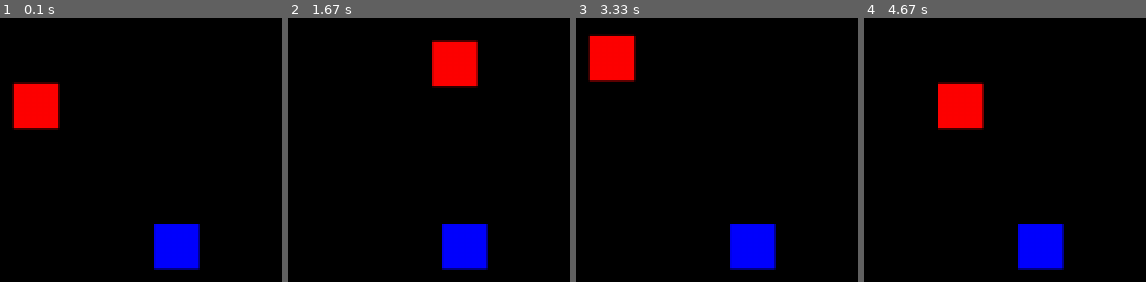
Above: before the commit, frames 1-4 (left to right).
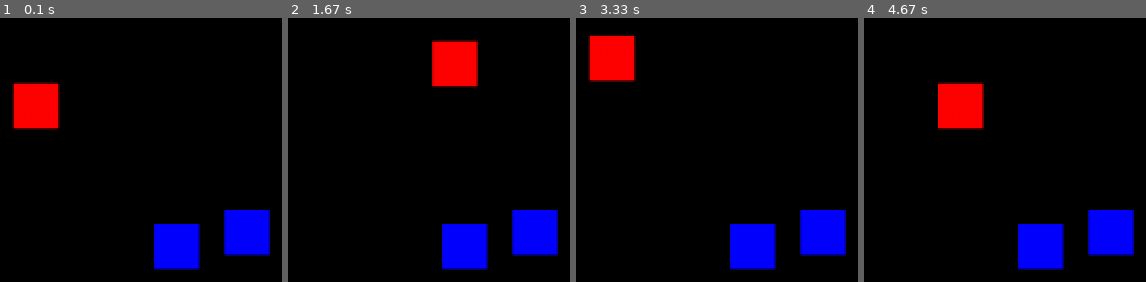
Above: after the commit, the same moments.

Repository: mytinycloud/90D-pygame-scaffold
Game: pygame game, started from main.py
Same seed, same stepped clock (60 frames per second), same inputs: the game is played once before the commit and once after it.
Inputs:
- Up to frame 1 (0.1 s): no input
- Up to frame 2 (1.67 s): hold D 0.33-0.8 s; hold W 0.83-1.13 s; hold D 1.17-1.63 s
- Up to frame 3 (3.33 s): hold A 1.67-2.2 s; hold S 2.23-2.53 s; hold A 2.57-2.97 s; hold W from 3 s (still down)
- Up to frame 4 (4.67 s): release W at 3.37 s; hold D 3.4-4.03 s; hold S 4.07-4.43 s; hold A from 4.47 s (still down)

The runs differ from the first frame. In frame 1, 2.8% of the frame differs, in the area x 79-96%, y 72-91%; in frame 2, 2.8%; in frame 3, 2.8%; in frame 4, 2.8%.

Commit message:
Use dataclasses for components

Diff:
--- a/engine/ecs.py
+++ b/engine/ecs.py
@@ -1,15 +1,19 @@
 import typing
+import dataclasses
 
 COMPONENT_COUNT = 0
 COMPONENT_INDICES = {}
 
 '''
 Required to enable querying of a given component.
-The supplied string should be the attribute name that will be used for the component
+The supplied string should be the attribute name that will be used for the component.
+
+The component class will also be converted to a dataclass.
+Mutable fields will require factories to ensure the defaults are valid.
 
 @enumerate_component("new_component")
-class NewComponent(Component)
-    ...
+class NewComponent()
+    new_field: Vector2 = factory(Vector2)
 
 e = Entity()
 e.new_component = NewComponent()
@@ -19,9 +23,8 @@
     COMPONENT_INDICES[name] = COMPONENT_COUNT
     COMPONENT_COUNT += 1
     def named_component_inner(component: typing.Callable):
-        return component
+        return dataclasses.dataclass(init=True, slots=True)(component)
     return named_component_inner
-
 
 '''
 Creates a bitwise mask for all components in the entity
@@ -36,19 +39,12 @@
             continue
     return mask
 
-
-class Component():
-    def __init__(self):
-        pass
-
-    '''
-    Default way of cloning a component - a shallow copy
-    '''
-    def clone(self) -> 'Component':
-        c = Component()
-        for key, value in vars(self).items():
-            setattr(c, key, value)
-        return c
+'''
+Provides valid default arguments for components with mutable fields (required for python reasons)
+See @enumerate_component for examples.
+'''
+def factory(constructor: typing.Callable[[],typing.Any]) -> typing.Any:
+    return dataclasses.field(default_factory=constructor)
 
 '''
 An entity is a collection of components
@@ -77,7 +73,7 @@
         e = Entity(self.name)
         for key, value in vars(self).items():
             if key not in ["name", "mask"]:
-                setattr(e, key, value.clone())
+                setattr(e, key, dataclasses.replace(value))
         return e
 
 
--- a/systems/collisions.py
+++ b/systems/collisions.py
@@ -1,4 +1,4 @@
-from engine.ecs import Component, Entity, EntityGroup, enumerate_component
+from engine.ecs import Entity, EntityGroup, enumerate_component, factory
 
 from pygame import Vector2
 
@@ -7,10 +7,17 @@
 Component class to store decoded control inputs
 '''
 @enumerate_component("hitbox")
-class HitboxComponent(Component):
-    def __init__(self, radius: float):
-        self.radius = radius
-        self.bounds = Vector2(radius, radius)
+class HitboxComponent():
+    radius_sq: float
+    bounds: Vector2 = factory(Vector2)
+
+    @staticmethod
+    def from_box(size: tuple[int,int]) -> 'HitboxComponent':
+        bounds = Vector2(size) / 2
+        return HitboxComponent(
+            radius_sq = bounds.length_squared(),
+            bounds = bounds
+        )
 
 
 '''
--- a/systems/controls.py
+++ b/systems/controls.py
@@ -1,4 +1,4 @@
-from engine.ecs import Component, Entity, EntityGroup, enumerate_component
+from engine.ecs import Entity, EntityGroup, enumerate_component, factory
 
 import pygame
 from pygame import Vector2
@@ -8,9 +8,8 @@
 Component class to store decoded control inputs
 '''
 @enumerate_component("controls")
-class ControlComponent(Component):
-    def __init__(self):
-        self.direction = Vector2(0,0)
+class ControlComponent():
+    direction: Vector2 = factory(Vector2)
 
 
 '''
--- a/systems/motion.py
+++ b/systems/motion.py
@@ -1,15 +1,14 @@
-from engine.ecs import Component, EntityGroup, enumerate_component
+from engine.ecs import EntityGroup, enumerate_component, factory
 from pygame import Vector2
 
 '''
 Component containing a position, velocity, ect
 '''
 @enumerate_component("motion")
-class MotionComponent(Component):
-    def __init__(self, pos: Vector2 = Vector2(0,0), is_movable: bool = False):
-        self.position = Vector2(pos)
-        self.velocity = Vector2(0,0)
-        self.is_movable = is_movable
+class MotionComponent():
+    position: Vector2 = factory(Vector2)
+    velocity: Vector2 = factory(Vector2)
+    is_movable: bool = False
 
 '''
 The motion update system:
--- a/systems/player.py
+++ b/systems/player.py
@@ -1,4 +1,4 @@
-from engine.ecs import Component, Entity, EntityGroup, enumerate_component
+from engine.ecs import Entity, EntityGroup, enumerate_component
 
 from .sprites import SpriteComponent
 from .motion import MotionComponent
@@ -9,9 +9,8 @@
 Component class to store player specific information
 '''
 @enumerate_component("player")
-class PlayerComponent(Component):
-    def __init__(self):
-        pass
+class PlayerComponent():
+    pass
 
 
 '''
@@ -33,8 +32,8 @@
     player = Entity("player")
     player.player = PlayerComponent()
     player.motion = MotionComponent(is_movable = True)
-    player.sprite = SpriteComponent.from_square((32,32), (255,0,0))
-    player.hitbox = HitboxComponent(16)
+    player.sprite = SpriteComponent.from_box((32,32), (255,0,0))
+    player.hitbox = HitboxComponent.from_box((32,32))
     group.add(player)
 
     group.mount_system(player_update_system)
--- a/systems/sprites.py
+++ b/systems/sprites.py
@@ -1,4 +1,4 @@
-from engine.ecs import Component, Entity, EntityGroup, enumerate_component
+from engine.ecs import Entity, EntityGroup, enumerate_component
 import os
 
 import pygame
@@ -13,9 +13,8 @@
 A component that contains sprite information
 '''
 @enumerate_component("sprite")
-class SpriteComponent(Component):
-    def __init__(self, surface: Surface):
-        self.surface = surface
+class SpriteComponent():
+    surface: Surface
 
     '''
     Creates a sprite from a resource file
@@ -30,7 +29,7 @@
     Creates a filled square as a sprite
     '''
     @staticmethod
-    def from_square(size: tuple[int,int], color: tuple[int,int,int]):
+    def from_box(size: tuple[int,int], color: tuple[int,int,int]):
         surface = Surface(size)
         surface.fill(color)
         return SpriteComponent(surface)
@@ -41,8 +40,7 @@
 '''
 @enumerate_component("camera")
 class CameraComponent():
-    def __init__(self, surface: Surface):
-        self.surface = surface
+    surface: Surface
 
 
 '''
--- a/systems/testing.py
+++ b/systems/testing.py
@@ -1,4 +1,4 @@
-from engine.ecs import Component, Entity, EntityGroup, enumerate_component
+from engine.ecs import Entity, EntityGroup, enumerate_component
 from pygame import Vector2
 
 from .sprites import SpriteComponent
@@ -18,9 +18,13 @@
 def mount_testing_system(group: EntityGroup):
 
     e = Entity("box")
-    e.motion = MotionComponent((100,100))
-    e.sprite = SpriteComponent.from_square((32,32), (0,0,255))
-    e.hitbox = HitboxComponent(16)
+    e.motion = MotionComponent(Vector2(100,100))
+    e.sprite = SpriteComponent.from_box((32,32), (0,0,255))
+    e.hitbox = HitboxComponent.from_box((32,32))
+    group.add(e)
+
+    e = e.clone()
+    e.motion.position = Vector2(150,90)
     group.add(e)
 
     group.mount_system(testing_system)
